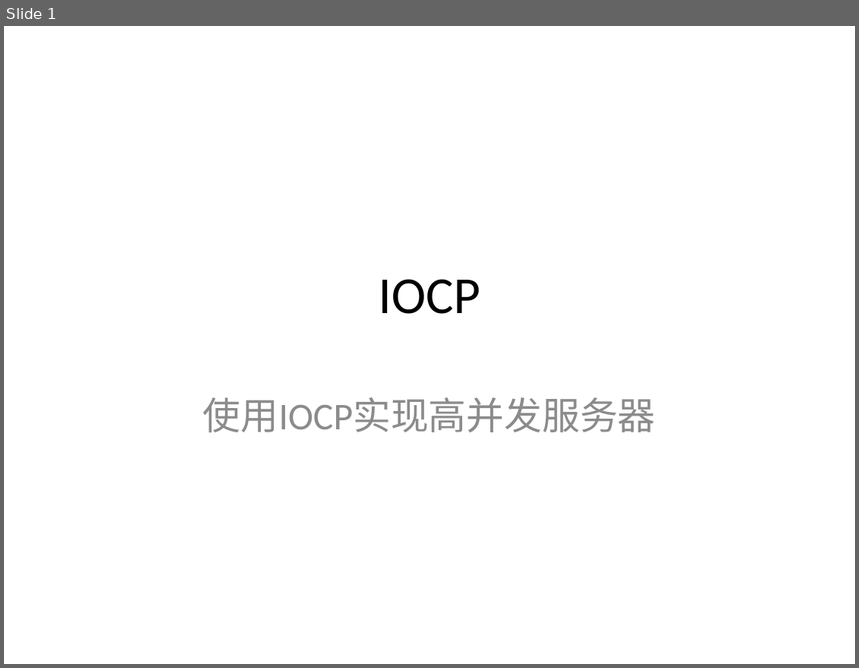
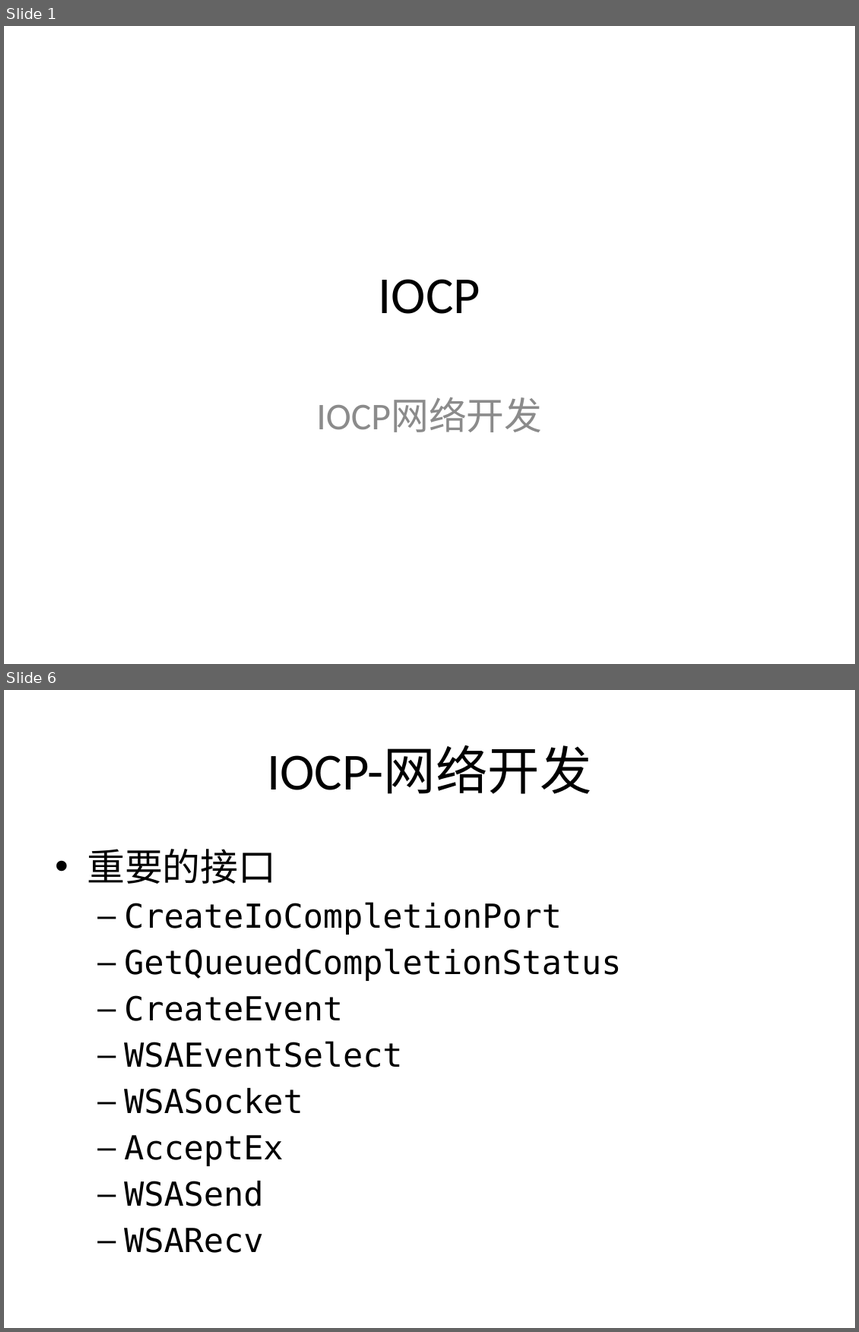
Before and after one commit to dxjeric/CompletionPort, a slide deck: Doc/IOCP.pptx. Shown one above the other, each under a label of ours: slide 1 before the commit, slides 1 and 6 after it; the slides between them are not shown. The pictures are 859x668 and 859x1332 pixels, drawn with LibreOffice and Linux fonts; fonts in the diff are those of the drawing; background and template pictures are left out. Boxes give left, top, right and bottom in pixels: in the first picture for what was removed or moved away, otherwise in the second. Text is boxed around its words. In the diff, an @@ line names an element or a change of style, - is before the commit and + after.

Commit message:
Completion Doc

```diff
--- a/Doc/IOCP.pptx
+++ b/Doc/IOCP.pptx
@@ slide 6 added at [4,690,855,1328], background picture (left out) @@
@@ title added at [267,746,591,794], 44 pt, text #000000 @@
+IOCP-网络开发
@@ text added at [87,849,621,1253], 28 pt, text #000000 @@
+• 重要的接口
+  – CreateIoCompletionPort
+  – GetQueuedCompletionStatus
+  – CreateEvent
+  – WSAEventSelect
+  – WSASocket
+  – AcceptEx
+  – WSASend
+  – WSARecv
@@ slide 1 changed as well @@
@@ subtitle at [316,398,542,433]: text changed @@
-使用IOCP实现高并发服务器
+IOCP网络开发
```
Also in this commit, not shown: 13 other slides added.
